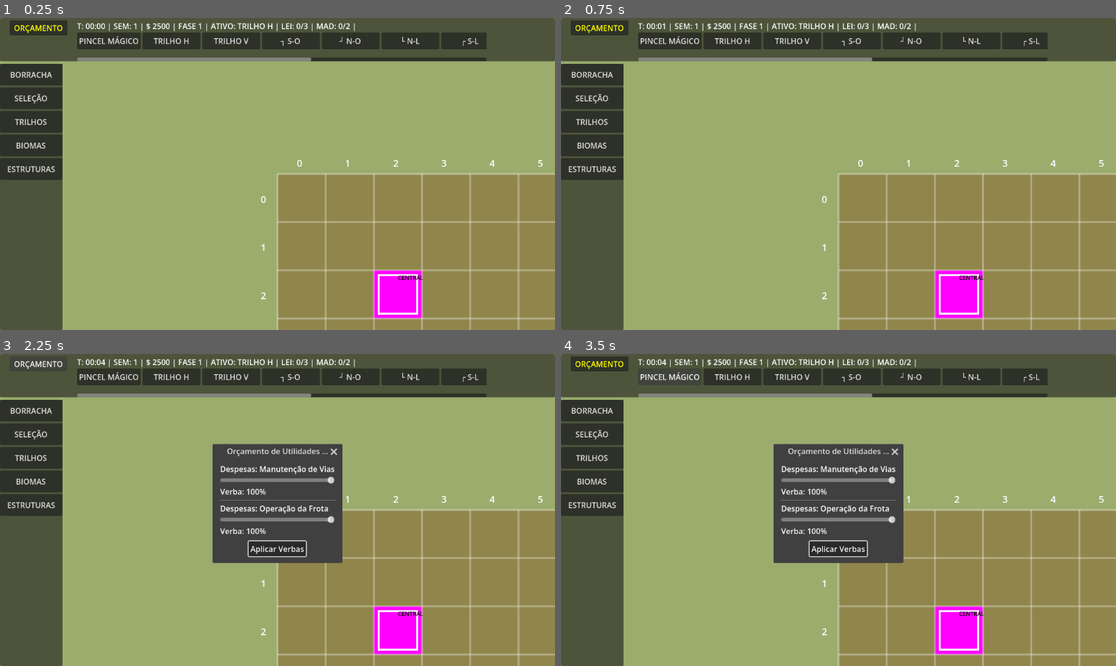
Above: before the commit, frames 1-4 (two rows, left to right).
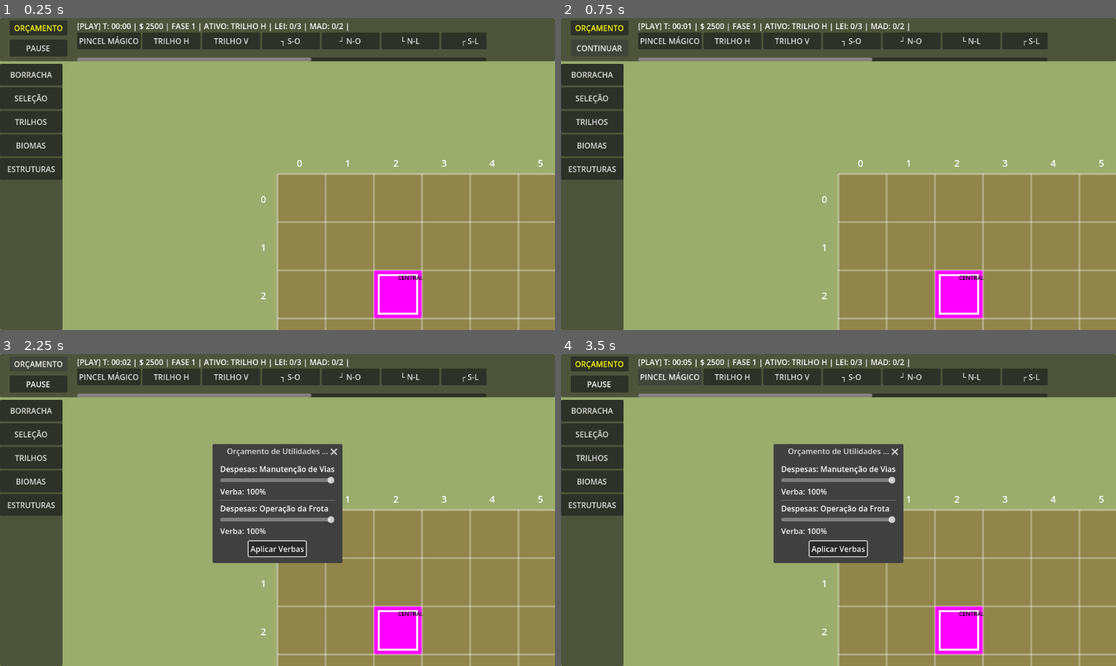
Above: after the commit, the same moments.

Repository: jonathanhenriques/tremOS
Game: Godot game, scene res://scenes/main/main.tscn
Same seed, same stepped clock (60 frames per second), same inputs: the game is played once before the commit and once after it. The project has no main scene, so this scene is started directly.
Inputs (mouse positions are in pixels of both pictures, inside the frame that each line leads up to):
- Up to frame 1 (0.25 s): no input
- Up to frame 2 (0.75 s): click (599, 49) at 0.5 s, where only the run after the commit has a clickable "PAUSE"
- Up to frame 3 (2.25 s): click (38, 385) at 1.25 s, where only the run after the commit has a clickable "CONTINUAR"; click "ORÇAMENTO" at 2 s
- Up to frame 4 (3.5 s): click "PINCEL MÁGICO" at 2.75 s

The runs differ from the first frame. In frame 1, 1.2% of the frame differs, in the area x 1-64%, y 1-13%; in frame 2, 0.7%; in frame 3, 1.2%; in frame 4, 1.2%.

Commit message:
adicionado manutencao de trilhos

Diff:
--- a/scenes/main/camera_gestor.gd
+++ b/scenes/main/camera_gestor.gd
@@ -15,6 +15,9 @@
 func _ready():
 	self.make_current()
 	RenderingServer.set_default_clear_color(Color("#004d40"))
+
+	# PERMITIR MOVIMENTAÇÃO E ZOOM NO PAUSE
+	self.process_mode = Node.PROCESS_MODE_ALWAYS
 
 # _input lê o movimento ANTES dos tiles, garantindo o arraste em qualquer lugar
 func _input(event):
--- a/scenes/main/game_manager.gd
+++ b/scenes/main/game_manager.gd
@@ -1,4 +1,4 @@
-# game_manager.gd - Sistema de Lastro e Velocidade Dinâmica (SEM ELIF)
+# game_manager.gd - Sistema de Lastro e Velocidade Dinâmica
 extends Node2D
 
 @export var tamanho_mapa: int = 20
@@ -18,10 +18,13 @@
 var popup_relatorio: AcceptDialog
 var popup_orcamento: AcceptDialog
 
+# Variável para o Botão de Pause
+var botao_pause: Button
+
 # --- ORÇAMENTO E DESASTRES ---
 var verba_vias: float = 100.0
 var verba_trens: float = 100.0
-var limite_seguro_vias: float = 50.0 # Abaixo de 50%, os trilhos quebram!
+var limite_seguro_vias: float = 50.0
 var trilhos_quebrados = []
 
 var tempo_fase: float = 0.0
@@ -56,26 +59,29 @@
 
 func _process(delta):
 	if not fase_concluida:
-		if Engine.time_scale > 0:
+		if not get_tree().paused:
 			tempo_fase += delta
 			tempo_semana += delta
 			if tempo_semana >= duracao_semana:
 				_gerar_relatorio_semanal()
-			_atualizar_status_bar()
+		_atualizar_status_bar()
 
 func _setup_dialogos():
 	popup_confirmacao = ConfirmationDialog.new(); add_child(popup_confirmacao)
 	popup_confirmacao.title = "Aviso de Engenharia"; popup_confirmacao.dialog_text = "Deseja remover esta estação?"
+	popup_confirmacao.process_mode = Node.PROCESS_MODE_ALWAYS
 
 	popup_vitoria = ConfirmationDialog.new(); add_child(popup_vitoria)
 	popup_vitoria.title = "VITÓRIA!"; popup_vitoria.ok_button_text = "Próxima Fase"; popup_vitoria.cancel_button_text = "Continuar"
 	popup_vitoria.confirmed.connect(_avancar_fase)
+	popup_vitoria.process_mode = Node.PROCESS_MODE_ALWAYS
 
 	popup_relatorio = AcceptDialog.new(); add_child(popup_relatorio)
 	popup_relatorio.title = "Balanço Financeiro Semanal"
 	popup_relatorio.ok_button_text = "Iniciar Nova Semana"
 	popup_relatorio.exclusive = true
 	popup_relatorio.confirmed.connect(_iniciar_nova_semana)
+	popup_relatorio.process_mode = Node.PROCESS_MODE_ALWAYS
 
 	_construir_painel_orcamento()
 
@@ -84,6 +90,7 @@
 	popup_orcamento.title = "Orçamento de Utilidades e Transportes"
 	popup_orcamento.ok_button_text = "Aplicar Verbas"
 	popup_orcamento.exclusive = true
+	popup_orcamento.process_mode = Node.PROCESS_MODE_ALWAYS
 
 	var vbox = VBoxContainer.new(); popup_orcamento.add_child(vbox)
 
@@ -99,8 +106,7 @@
 	var val_trens = Label.new(); val_trens.text = "Verba: 100%"; vbox.add_child(val_trens)
 	slider_trens.value_changed.connect(func(v): verba_trens = v; val_trens.text = "Verba: " + str(v) + "%")
 
-	popup_orcamento.about_to_popup.connect(func(): Engine.time_scale = 0.0)
-	popup_orcamento.confirmed.connect(func(): Engine.time_scale = velocidade_jogo)
+	popup_orcamento.confirmed.connect(func(): if not get_tree().paused: Engine.time_scale = velocidade_jogo)
 
 func _avancar_fase():
 	nivel_atual += 1
@@ -108,7 +114,7 @@
 	_iniciar_fase(nivel_atual)
 
 func _gerar_relatorio_semanal():
-	Engine.time_scale = 0.0
+	get_tree().paused = true
 	var principal_pos = Vector2i(-1, -1); var alvos = []
 	for x in range(tamanho_mapa):
 		for y in range(tamanho_mapa):
@@ -135,12 +141,11 @@
 	var custo_total = custo_trilhos_real + custo_trens_real
 	dinheiro -= custo_total
 
-	# --- LÓGICA DO LASTRO DE DESASTRES ---
 	var vias_quebradas_agora = 0
 	var deficit_critico = limite_seguro_vias - verba_vias
 
-	if deficit_critico > 0.0: # Só quebra se a verba estiver ABAIXO de 50%
-		var chance_quebra = (deficit_critico / 50.0) * 0.40 # Até 40% de chance por tile
+	if deficit_critico > 0.0:
+		var chance_quebra = (deficit_critico / 50.0) * 0.40
 		for pos in tiles_ativos_pos:
 			if randf() < chance_quebra:
 				if not trilhos_quebrados.has(pos):
@@ -150,18 +155,14 @@
 					if t: t.queue_redraw()
 	_reconstruir_malha()
 
-	var vel_trens_atual = int((verba_trens / 100.0) * (verba_vias / 100.0) * 100)
-	if vel_trens_atual < 15: vel_trens_atual = 15 # Máximo de lentidão é 15% da velocidade
-
 	var texto = "RESUMO DA SEMANA " + str(semana_atual) + "\n\n"
-	texto += "Vias em Uso (" + str(int(verba_vias)) + "% Verba): - $" + str(custo_trilhos_real) + "\n"
-	texto += "Trens Ativos (" + str(int(verba_trens)) + "% Verba): - $" + str(custo_trens_real) + "\n"
-	texto += "Receita de Entregas: + $" + str(receita_semanal) + "\n"
+	texto += "Vias: - $" + str(custo_trilhos_real) + "\n"
+	texto += "Trens: - $" + str(custo_trens_real) + "\n"
+	texto += "Receita: + $" + str(receita_semanal) + "\n"
 	texto += "--------------------------------------\n"
-	texto += "Eficiência Logística (Velocidade): " + str(vel_trens_atual) + "%\n"
 	if vias_quebradas_agora > 0:
-		texto += "⚠️ ALERTA: " + str(vias_quebradas_agora) + " trilhos cederam por falta de manutenção!\n"
-	texto += "\nSALDO ATUAL: $" + str(dinheiro)
+		texto += "⚠️ " + str(vias_quebradas_agora) + " trilhos cederam!\n"
+	texto += "\nSALDO: $" + str(dinheiro)
 
 	popup_relatorio.dialog_text = texto
 	popup_relatorio.popup_centered()
@@ -176,13 +177,13 @@
 			if t: t.queue_redraw()
 
 func _iniciar_nova_semana():
-	Engine.time_scale = velocidade_jogo
+	get_tree().paused = false
 	receita_semanal = 0
 	tempo_semana = 0.0
 	semana_atual += 1
 
 func _iniciar_fase(num):
-	Engine.time_scale = velocidade_jogo
+	get_tree().paused = false
 	fase_concluida = false; tempo_fase = 0.0; tempo_semana = 0.0; semana_atual = 1; receita_semanal = 0
 	dinheiro = 2000 + (num * 500)
 	trilhos_quebrados.clear()
@@ -199,16 +200,28 @@
 
 func _criar_ui_sistema_soko():
 	var canvas = CanvasLayer.new(); add_child(canvas)
+	canvas.process_mode = Node.PROCESS_MODE_ALWAYS
+
 	var topo = Panel.new(); topo.custom_minimum_size = Vector2(0, 90); topo.set_anchors_preset(Control.PRESET_TOP_WIDE); canvas.add_child(topo)
 	info_label = Label.new(); topo.add_child(info_label); info_label.position = Vector2(160, 5)
+
 	var btn_orc = Button.new(); btn_orc.text = "ORÇAMENTO"; btn_orc.position = Vector2(20, 5); btn_orc.custom_minimum_size = Vector2(120, 30)
 	btn_orc.add_theme_color_override("font_color", Color.YELLOW)
 	btn_orc.pressed.connect(func(): popup_orcamento.popup_centered())
 	topo.add_child(btn_orc)
+
+	botao_pause = Button.new(); botao_pause.text = "PAUSE"; botao_pause.position = Vector2(20, 45); botao_pause.custom_minimum_size = Vector2(120, 35)
+	botao_pause.pressed.connect(_alternar_pause)
+	topo.add_child(botao_pause)
+
 	var scroll = ScrollContainer.new(); scroll.custom_minimum_size = Vector2(850, 60); scroll.position = Vector2(160, 30); topo.add_child(scroll)
 	sub_menu_container = HBoxContainer.new(); scroll.add_child(sub_menu_container)
 	var lateral = PanelContainer.new(); lateral.custom_minimum_size = Vector2(130, 0); lateral.set_anchors_preset(Control.PRESET_LEFT_WIDE); lateral.offset_top = 95; canvas.add_child(lateral)
+
+	# --- CORREÇÃO DA LINHA 220 ---
 	var vbox = VBoxContainer.new(); lateral.add_child(vbox)
+	# -----------------------------
+
 	for n in ["BORRACHA", "SELEÇÃO"]:
 		var b = Button.new(); b.text = n; b.custom_minimum_size = Vector2(110, 45); vbox.add_child(b)
 		b.pressed.connect(_selecionar_ferramenta.bind(0 if n=="BORRACHA" else 1))
@@ -216,6 +229,16 @@
 		var btn = Button.new(); btn.text = cat; btn.custom_minimum_size = Vector2(110, 45); btn.pressed.connect(_abrir_sub_menu.bind(cat)); vbox.add_child(btn)
 	_abrir_sub_menu("TRILHOS")
 
+func _alternar_pause():
+	if get_tree().paused == true:
+		get_tree().paused = false
+		botao_pause.text = "PAUSE"
+		botao_pause.add_theme_color_override("font_color", Color.WHITE)
+	else:
+		get_tree().paused = true
+		botao_pause.text = "CONTINUAR"
+		botao_pause.add_theme_color_override("font_color", Color.GREEN)
+
 func _abrir_sub_menu(cat):
 	categoria_atual = cat
 	for n in sub_menu_container.get_children(): n.queue_free()
@@ -235,9 +258,8 @@
 		var string_metas = ""
 		for k in metas.keys():
 			if metas[k] > 0: string_metas += k.left(3) + ": " + str(estoque[k]) + "/" + str(metas[k]) + " | "
-		info_label.text = "T: %s | SEM: %d | $ %d | FASE %d | ATIVO: %s | %s" % [
-			_get_tempo_formatado(), semana_atual, dinheiro, nivel_atual, nomes_tiles[estado_selecionado], string_metas
-		]
+		var status_texto = "PLAY" if not get_tree().paused else "PLANEJAMENTO"
+		info_label.text = "[%s] T: %s | $ %d | FASE %d | ATIVO: %s | %s" % [status_texto, _get_tempo_formatado(), dinheiro, nivel_atual, nomes_tiles[estado_selecionado], string_metas]
 
 func gastar_dinheiro(id_ferramenta, pos_tela: Vector2 = Vector2.ZERO) -> bool:
 	var custo = custos_construcao.get(id_ferramenta, 0)
@@ -260,9 +282,17 @@
 func _spawn_floating_text(pos: Vector2, txt: String, col: Color):
 	var l = Label.new(); l.text = txt; l.add_theme_color_override("font_color", col); l.add_theme_font_size_override("font_size", 22)
 	l.position = pos + Vector2(randf_range(-15, 15), randf_range(-15, 15)); l.z_index = 50; add_child(l)
-	var tw = create_tween(); tw.tween_property(l, "position", l.position + Vector2(0,-60), 1.0); tw.parallel().tween_property(l, "modulate:a", 0.0, 1.0); tw.tween_callback(l.queue_free)
+	l.process_mode = Node.PROCESS_MODE_ALWAYS
+	var tw = create_tween()
+	tw.set_pause_mode(Tween.TWEEN_PAUSE_PROCESS)
+	tw.tween_property(l, "position", l.position + Vector2(0,-60), 1.0)
+	tw.parallel().tween_property(l, "modulate:a", 0.0, 1.0)
+	tw.tween_callback(l.queue_free)
 
 func _input(event):
+	if event.is_action_pressed("ui_cancel") or (event is InputEventKey and event.pressed and event.keycode == KEY_P):
+		_alternar_pause()
+
 	if event is InputEventMouseButton and event.pressed:
 		if event.button_index in [MOUSE_BUTTON_WHEEL_UP, MOUSE_BUTTON_WHEEL_DOWN]:
 			if get_viewport().get_mouse_position().x > 130:
@@ -304,7 +334,6 @@
 			if tipo == 7:
 				var t = _get_tile_at(x, y); if t and not t.chave_aberta: continue
 			if trilhos_quebrados.has(Vector2i(x,y)): continue
-
 			astar.add_point(x + y * tamanho_mapa, Vector2(x, y))
 			if tipo == 6: astar.add_point(x + y * tamanho_mapa + 1000, Vector2(x, y))
 
@@ -312,20 +341,18 @@
 	for x in range(tamanho_mapa):
 		for y in range(tamanho_mapa):
 			var ta = matriz_mapa[x][y]
-			if not _eh_trilho_ou_estacao(ta): continue
-			if trilhos_quebrados.has(Vector2i(x,y)): continue
-
+			if not _eh_trilho_ou_estacao(ta) or trilhos_quebrados.has(Vector2i(x,y)): continue
 			for d in dirs:
 				var nx = x+d.x; var ny = y+d.y
 				if nx>=0 and nx<tamanho_mapa and ny>=0 and ny<tamanho_mapa:
 					var tb = matriz_mapa[nx][ny]
 					if _eh_trilho_ou_estacao(tb) and not trilhos_quebrados.has(Vector2i(nx,ny)):
 						_tentar_conectar(x,y,ta,nx,ny,tb,d)
+	# --- NOVO: Verifica se os trens atuais ainda têm caminho livre ---
 	_verificar_integridade_trens()
 
 func _tentar_conectar(ax, ay, ta, bx, by, tb, d):
-	if not _tem_saida(ta, d): return
-	if not _tem_saida(tb, -d): return
+	if not _tem_saida(ta, d) or not _tem_saida(tb, -d): return
 	var ida = ax + ay * tamanho_mapa; var idb = bx + by * tamanho_mapa
 	if ta == 6 and d.y != 0: ida += 1000
 	if tb == 6 and d.y != 0: idb += 1000
@@ -341,15 +368,28 @@
 	if tipo in [5, 6, 7, 8, 17]: return true
 	return false
 
+# --- NOVO: Função para parar trens se o trilho quebrar ---
 func _verificar_integridade_trens():
-	var rem = []
+	var ids_para_remover = []
 	for id in trens_ativos.keys():
-		var t = trens_ativos[id]; var o = t.get_meta("origem"); var d = t.get_meta("destino")
-		if astar.get_id_path(o.x + o.y*tamanho_mapa, d.x + d.y*tamanho_mapa).size() < 2: rem.append(id)
-	for id in rem: if is_instance_valid(trens_ativos[id]): trens_ativos[id].queue_free(); trens_ativos.erase(id)
+		var trem = trens_ativos[id]
+		var origem = trem.get_meta("origem")
+		var destino = trem.get_meta("destino")
+
+		# Verifica se ainda existe um caminho entre as estações usando o AStar atualizado
+		var path = astar.get_id_path(origem.x + origem.y * tamanho_mapa, destino.x + destino.y * tamanho_mapa)
+
+		# Se o caminho sumiu (size < 2), o trem "quebra"
+		if path.size() < 2:
+			ids_para_remover.append(id)
+
+	for id in ids_para_remover:
+		if is_instance_valid(trens_ativos[id]):
+			trens_ativos[id].queue_free() # Remove o trem do mapa
+		trens_ativos.erase(id) # Remove do dicionário
 
 func tentar_lancar_trem():
-	if Engine.time_scale == 0: return
+	if get_tree().paused == true: return
 	var principal = Vector2i(-1, -1); var alvos = []
 	for x in range(tamanho_mapa):
 		for y in range(tamanho_mapa):
@@ -362,7 +402,6 @@
 			var pts = []; for pid in p_ids: pts.append(astar.get_point_position(pid))
 			var id = "T_%d_%d_%d" % [d.x, d.y, Time.get_ticks_msec()]
 			_spawnar_trem(pts, id, estacoes_oferta.get(d, "LEITE"), principal, d)
-	_atualizar_status_bar()
 
 func _prever_pincel_magico(x, y) -> int:
 	var dirs = [Vector2i(0,-1), Vector2i(0,1), Vector2i(-1,0), Vector2i(1,0)]; var v = []
@@ -384,7 +423,6 @@
 	return tipo
 
 func aplicar_pincel_magico(x, y):
-	if Engine.time_scale == 0: return
 	if x < 0 or x >= tamanho_mapa or y < 0 or y >= tamanho_mapa: return
 	if matriz_mapa[x][y] in [17, 8, 10]: return
 	var tipo = _prever_pincel_magico(x, y)
@@ -399,41 +437,29 @@
 	var t = Node2D.new(); t.name = id; t.z_index = 20; add_child(t); trens_ativos[id] = t
 	var loc = ColorRect.new(); loc.size = Vector2(40, 30); loc.color = Color(0.1, 0.1, 0.1); t.add_child(loc)
 	var vag = ColorRect.new(); vag.name = "Vagao"; vag.size = Vector2(25, 20); vag.color = Color(0.3, 0.3, 0.3); vag.position = Vector2(42, 5); t.add_child(vag)
-	t.set_meta("origem", o); t.set_meta("destino", d); t.set_meta("carga", carga)
+
+	# Guardamos os dados de origem e destino para verificação futura
+	t.set_meta("origem", o)
+	t.set_meta("destino", d)
+
 	var pts = []; for p in pontos: pts.append(Vector2(p.x*100 + 10, p.y*100 + 35))
 	var p_rev = pts.duplicate(); p_rev.reverse()
 
-	# CÁLCULO DA LENTIDÃO: Base 0.4s por quadrado. Se faltar verba, fica mais lento (número sobe).
-	var fator_frota = verba_trens / 100.0
-	if fator_frota < 0.2: fator_frota = 0.2 # O limite absoluto é 20% da velocidade original
-
-	var fator_vias = 1.0
-	if verba_vias < 100.0:
-		fator_vias = verba_vias / 100.0
-		if fator_vias < 0.5: fator_vias = 0.5 # A via piora no máximo 50% do trajeto
-
-	var tempo_base_por_tile = 0.4
-	var tempo_lento = tempo_base_por_tile / (fator_frota * fator_vias)
-
+	var vel = 0.4 / (verba_trens/100.0 * verba_vias/100.0)
 	var tw = create_tween().set_loops()
-	for p in pts: tw.tween_property(t, "position", p, tempo_lento)
+	for p in pts: tw.tween_property(t, "position", p, vel)
 	tw.tween_callback(func(): if is_instance_valid(t): t.get_node("Vagao").color = cores_carga[carga])
-	for p in p_rev: tw.tween_property(t, "position", p, tempo_lento)
+	for p in p_rev: tw.tween_property(t, "position", p, vel)
 	tw.tween_callback(func():
 		if is_instance_valid(t):
 			t.get_node("Vagao").color = Color(0.3, 0.3, 0.3); estoque[carga] += 1; dinheiro += recompensas[carga]; receita_semanal += recompensas[carga]
 			_spawn_floating_text(t.position, "+ $" + str(recompensas[carga]), Color.GREEN); _atualizar_status_bar(); _checar_vitoria())
-	return t
 
 func _checar_vitoria():
-	if fase_concluida: return
 	var ok = true
-	for r in metas.keys():
-		if metas[r] > 0 and estoque[r] < metas[r]:
-			ok = false
-			break
-	if ok:
-		fase_concluida = true; popup_vitoria.dialog_text = "Metas atingidas!\nTempo Final: %s" % _get_tempo_formatado(); popup_vitoria.popup_centered()
+	for r in metas.keys(): if metas[r] > 0 and estoque[r] < metas[r]: ok = false
+	if ok and not fase_concluida:
+		fase_concluida = true; popup_vitoria.dialog_text = "Fase concluída em %s" % _get_tempo_formatado(); popup_vitoria.popup_centered()
 
 func _get_tile_at(x, y):
 	for t in mapa_node.get_children(): if t.has_method("get_grid_pos") and t.get_grid_pos() == Vector2i(x, y): return t
@@ -443,23 +469,17 @@
 	metas["LEITE"] = 3; metas["MADEIRA"] = 2
 	for x in range(tamanho_mapa): _aplicar_no_mapa(x, 9, 11); _aplicar_no_mapa(x, 10, 11)
 	_aplicar_no_mapa(2, 2, 17); _aplicar_estacao_oferta(17, 17, "LEITE"); _aplicar_estacao_oferta(4, 15, "MADEIRA")
-	var arvores = [Vector2i(2, 5), Vector2i(2, 6), Vector2i(17, 13), Vector2i(17, 14)]
-	for a in arvores: _aplicar_no_mapa(a.x, a.y, 9)
 
 func _gerar_mapa_nivel_2():
 	metas["LEITE"] = 2; metas["MADEIRA"] = 4; metas["TRIGO"] = 2
 	for y in range(tamanho_mapa): _aplicar_no_mapa(8, y, 11)
 	_aplicar_no_mapa(17, 2, 17); _aplicar_estacao_oferta(2, 17, "LEITE"); _aplicar_estacao_oferta(2, 2, "MADEIRA"); _aplicar_estacao_oferta(17, 17, "TRIGO")
-	var arvores = [Vector2i(16, 2), Vector2i(17, 3), Vector2i(8, 8)]
-	for a in arvores: _aplicar_no_mapa(a.x, a.y, 9)
 
 func _gerar_mapa_nivel_3():
 	metas["TRIGO"] = 2; metas["ACO"] = 3; metas["CARVAO"] = 2
 	for x in range(tamanho_mapa): _aplicar_no_mapa(x, 10, 11)
 	for y in range(tamanho_mapa): _aplicar_no_mapa(10, y, 14)
 	_aplicar_no_mapa(2, 2, 17); _aplicar_estacao_oferta(17, 2, "ACO"); _aplicar_estacao_oferta(2, 17, "CARVAO"); _aplicar_estacao_oferta(17, 17, "TRIGO")
-	var arvores = [Vector2i(5, 5), Vector2i(15, 15), Vector2i(5, 15)]
-	for a in arvores: _aplicar_no_mapa(a.x, a.y, 9)
 
 func _aplicar_estacao_oferta(x, y, tipo): estacoes_oferta[Vector2i(x, y)] = tipo; _aplicar_no_mapa(x, y, 8)
 func _aplicar_no_mapa(x, y, estado):
--- a/scenes/tile/tile.gd
+++ b/scenes/tile/tile.gd
@@ -1,4 +1,4 @@
-# tile.gd - Consertos, Bloqueios e Visuais de Desastre (SEM ELIF)
+# tile.gd - Consertos, Bloqueios e Visuais de Desastre
 extends ColorRect
 
 var estado_atual = 2; var base_bioma = 2; var mouse_em_cima := false; var pos_x := 0; var pos_y := 0; var gm_ref = null
@@ -8,20 +8,23 @@
 func _ready():
 	mouse_filter = Control.MOUSE_FILTER_STOP; mouse_entered.connect(func():
 		mouse_em_cima = true
-		if Engine.time_scale > 0:
-			if Input.is_mouse_button_pressed(MOUSE_BUTTON_LEFT) and get_viewport().get_mouse_position().x > 130:
-				if gm_ref.estado_selecionado == 22: _update_brush()
-				if gm_ref.estado_selecionado != 1 and gm_ref.estado_selecionado != 22 and gm_ref.estado_selecionado != 0: _aplicar_estado()
+		# Removida trava de Engine.time_scale para permitir feedback visual no pause
+		if Input.is_mouse_button_pressed(MOUSE_BUTTON_LEFT) and get_viewport().get_mouse_position().x > 130:
+			if gm_ref.estado_selecionado == 22: _update_brush()
+			if gm_ref.estado_selecionado != 1 and gm_ref.estado_selecionado != 22 and gm_ref.estado_selecionado != 0: _aplicar_estado()
 		queue_redraw())
 	mouse_exited.connect(func(): mouse_em_cima = false; queue_redraw())
 	_icon_rect = TextureRect.new(); _icon_rect.expand_mode = TextureRect.EXPAND_IGNORE_SIZE; _icon_rect.set_anchors_preset(Control.PRESET_FULL_RECT); _icon_rect.pivot_offset = Vector2(50, 50); _icon_rect.modulate = Color(1, 1, 1, 0); add_child(_icon_rect)
 	_icon_fantasma = TextureRect.new(); _icon_fantasma.expand_mode = TextureRect.EXPAND_IGNORE_SIZE; _icon_fantasma.set_anchors_preset(Control.PRESET_FULL_RECT); _icon_fantasma.pivot_offset = Vector2(50, 50); _icon_fantasma.modulate = Color(1, 1, 1, 0); add_child(_icon_fantasma)
 
-func configurar(x, y, gm): pos_x = x; pos_y = y; gm_ref = gm; custom_minimum_size = Vector2(100, 100); color = Color(0, 0, 0, 0)
+func configurar(x, y, gm):
+	pos_x = x; pos_y = y; gm_ref = gm; custom_minimum_size = Vector2(100, 100); color = Color(0, 0, 0, 0)
+	# FUNDAMENTAL: Permitir que o tile processe cliques durante o Pause
+	process_mode = Node.PROCESS_MODE_ALWAYS
+
 func get_grid_pos() -> Vector2i: return Vector2i(pos_x, pos_y)
 
 func _update_brush():
-	if Engine.time_scale == 0: return
 	gm_ref.aplicar_pincel_magico(pos_x, pos_y)
 	var ds = [Vector2i(0,1),Vector2i(0,-1),Vector2i(1,0),Vector2i(-1,0)]
 	for d in ds:
@@ -29,7 +32,7 @@
 		if n: n.queue_redraw()
 
 func _gui_input(event):
-	if Engine.time_scale == 0: return # Bloqueio total no relatório
+	# Removida trava de Engine.time_scale para permitir construção no pause
 	if event is InputEventMouseButton and event.pressed:
 		if event.button_index == MOUSE_BUTTON_LEFT:
 			if estado_atual == 17 or estado_atual == 8:
@@ -52,7 +55,6 @@
 	if estado_atual == 9 and not arvore_cortada:
 		gm_ref.gastar_dinheiro_especifico(50, pos_tela); arvore_cortada = true; queue_redraw(); return
 	if estado_atual != base_bioma:
-		# Se apagar, sai da lista de quebrados
 		if gm_ref.trilhos_quebrados.has(Vector2i(pos_x, pos_y)): gm_ref.trilhos_quebrados.erase(Vector2i(pos_x, pos_y))
 		gm_ref.reembolsar_dinheiro(estado_atual, pos_tela)
 		estado_atual = base_bioma; gm_ref.atualizar_matriz(pos_x, pos_y, estado_atual); queue_redraw()
@@ -67,7 +69,6 @@
 	if tool in [15, 16] and base_bioma != 14: return
 	if tool in [3,4,18,19,20,21,5,6,7,23,24] and (base_bioma in [11, 14] or (estado_atual==9 and not arvore_cortada)): return
 
-	# Se desenhar por cima, repara o quebrado
 	if gm_ref.trilhos_quebrados.has(Vector2i(pos_x, pos_y)): gm_ref.trilhos_quebrados.erase(Vector2i(pos_x, pos_y))
 
 	var pos_tela = Vector2(pos_x * 100 + 25, pos_y * 100)
@@ -114,17 +115,15 @@
 	draw_rect(rect, cor_chao)
 	_desenhar_simbolo(estado_atual, 1.0, _icon_rect)
 
-	# DESASTRE: DESENHA O X VERMELHO SE QUEBRADO
 	if gm_ref and gm_ref.trilhos_quebrados.has(Vector2i(pos_x, pos_y)):
 		draw_line(Vector2(20, 20), Vector2(80, 80), Color.RED, 8.0)
 		draw_line(Vector2(80, 20), Vector2(20, 80), Color.RED, 8.0)
 
 	if mouse_em_cima:
 		draw_rect(rect, Color(1, 1, 1, 0.2))
-		if Engine.time_scale > 0:
-			if estado_atual not in [17, 8, 10]:
-				var sel = gm_ref.estado_selecionado
-				if sel not in [0, 1]:
-					var prev = sel
-					if sel == 22: prev = gm_ref._prever_pincel_magico(pos_x, pos_y)
-					if prev != estado_atual: _desenhar_simbolo(prev, 0.4, _icon_fantasma)
+		if estado_atual not in [17, 8, 10]:
+			var sel = gm_ref.estado_selecionado
+			if sel not in [0, 1]:
+				var prev = sel
+				if sel == 22: prev = gm_ref._prever_pincel_magico(pos_x, pos_y)
+				if prev != estado_atual: _desenhar_simbolo(prev, 0.4, _icon_fantasma)
